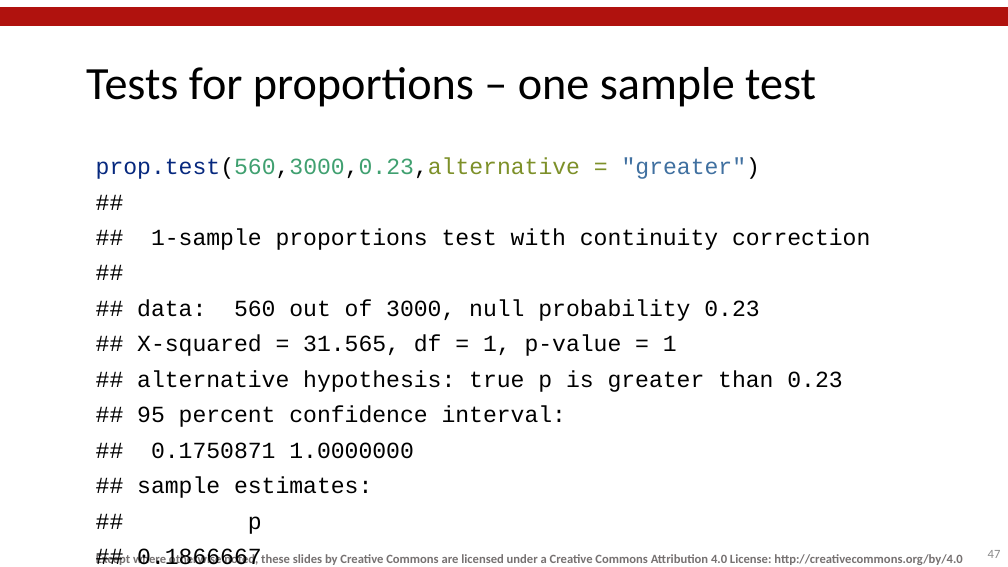
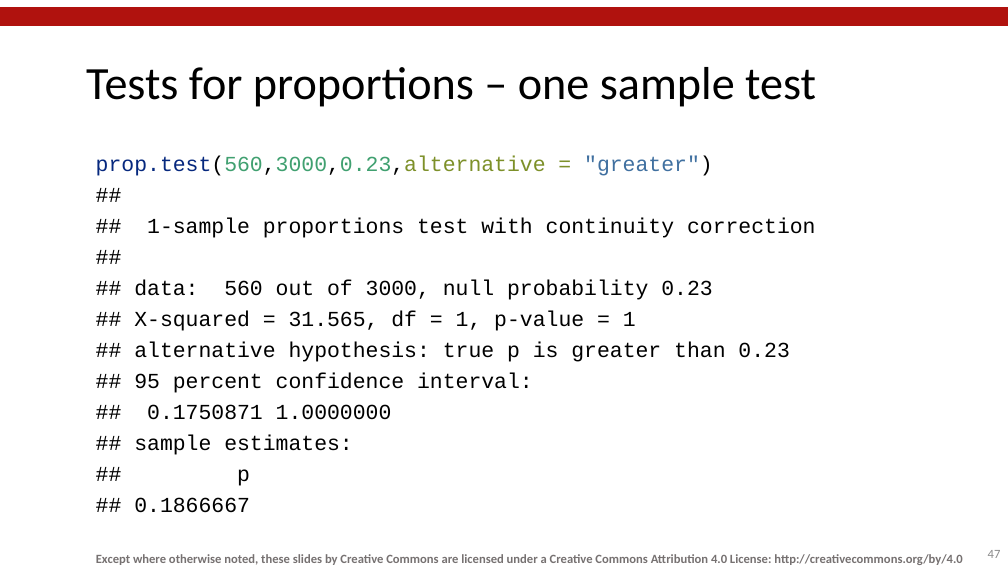
Before and after one commit to mlw-stats/R_And_Statistics_Training_2022, a slide deck: slide 47 of Session4/MLW_KUHES_RandStatsWorkshops_Session4.pptx. Drawn at 1008x567 pixels with LibreOffice and Linux fonts; fonts in the diff are those of the drawing; background and template pictures are left out. Boxes give left, top, right and bottom in pixels: in the first picture for what was removed or moved away, otherwise in the second. Text is boxed around its words. In the diff, an @@ line names an element or a change of style, - is before the commit and + after.

```diff
--- a/Session4/MLW_KUHES_RandStatsWorkshops_Session4.pptx
+++ b/Session4/MLW_KUHES_RandStatsWorkshops_Session4.pptx
@@ text "prop.test(560,3000,0.23,alternative = "greater")" at (96,155,816,513): size 22 to 20.4 pt; line spacing 0.9 to 0.8 @@
```
Also in this commit, not shown: 34 other slides changed.
